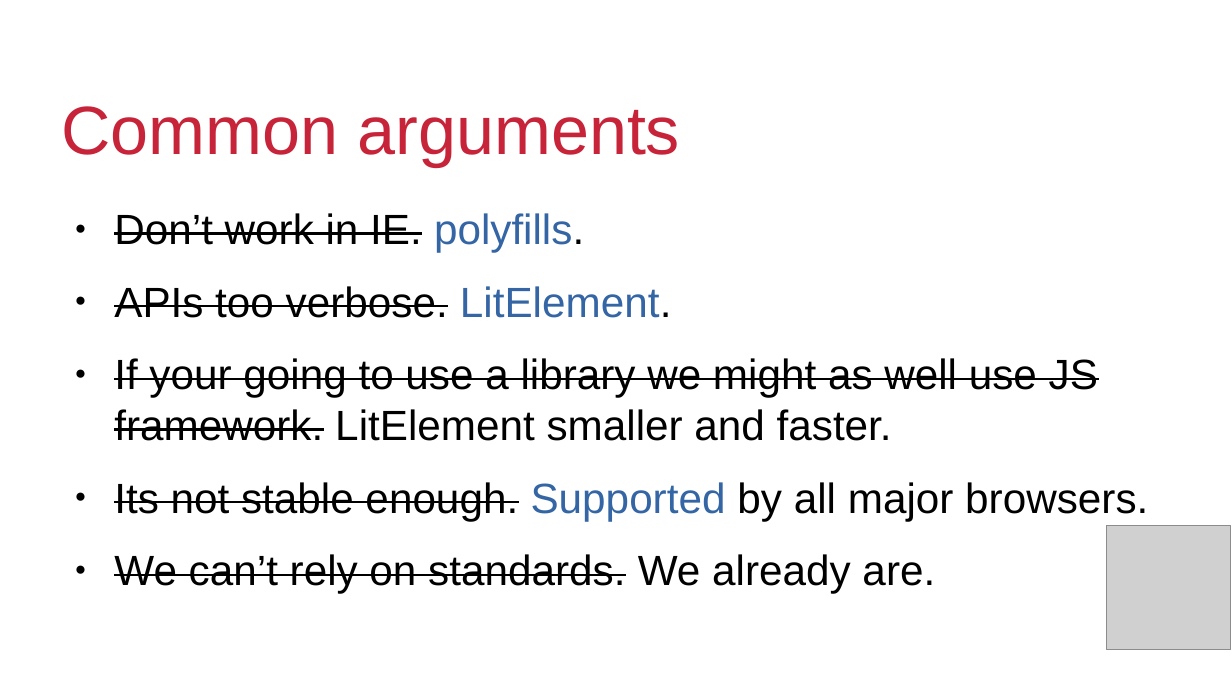
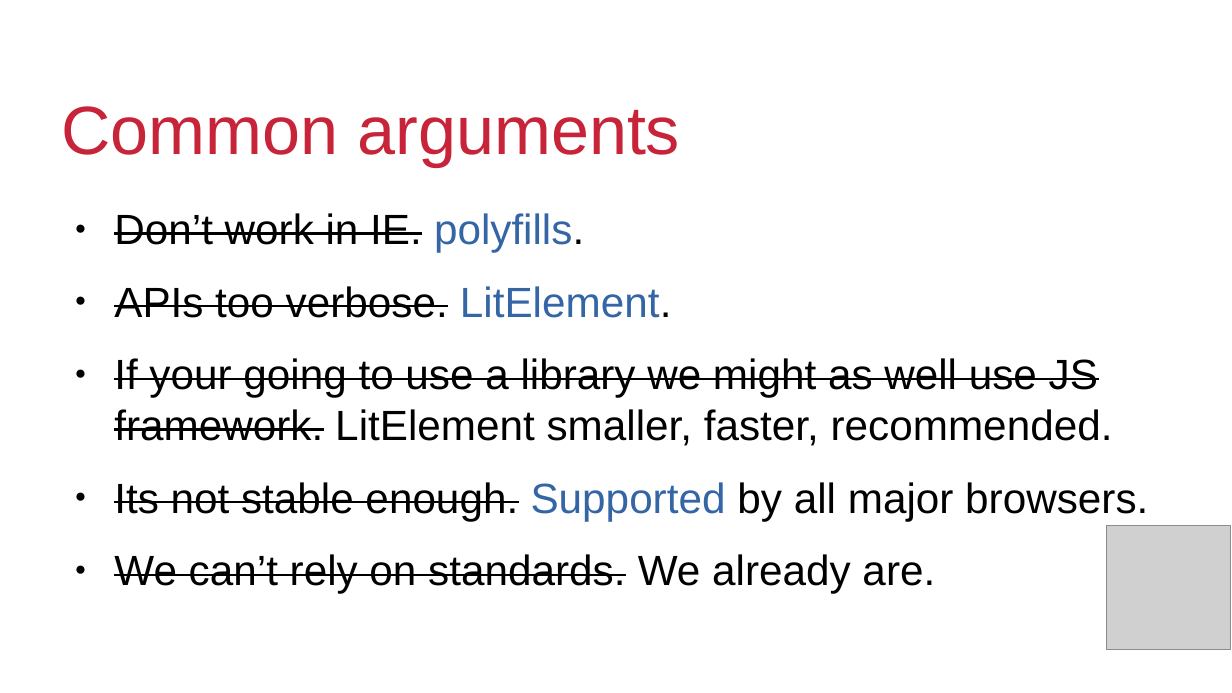
Before and after one commit to QuiWorks/wc-presentation, a slide deck: slide 6 of wc-pp-presentation.odp. Drawn at 1232x693 pixels with LibreOffice and Linux fonts; fonts in the diff are those of the drawing; grey boxes stand for pictures; background and template pictures are left out. Boxes give left, top, right and bottom in pixels: in the first picture for what was removed or moved away, otherwise in the second. Text is boxed around its words. In the diff, an @@ line names an element or a change of style, - is before the commit and + after.

Commit message:
other improvements

```diff
--- a/wc-pp-presentation.odp
+++ b/wc-pp-presentation.odp
@@ text at [114,358,1113,446]: text changed @@
-● If your going to use a library we might as well use JS framework. LitElement smaller and faster.
+● If your going to use a library we might as well use JS framework. LitElement smaller, faster, recommended.
```
